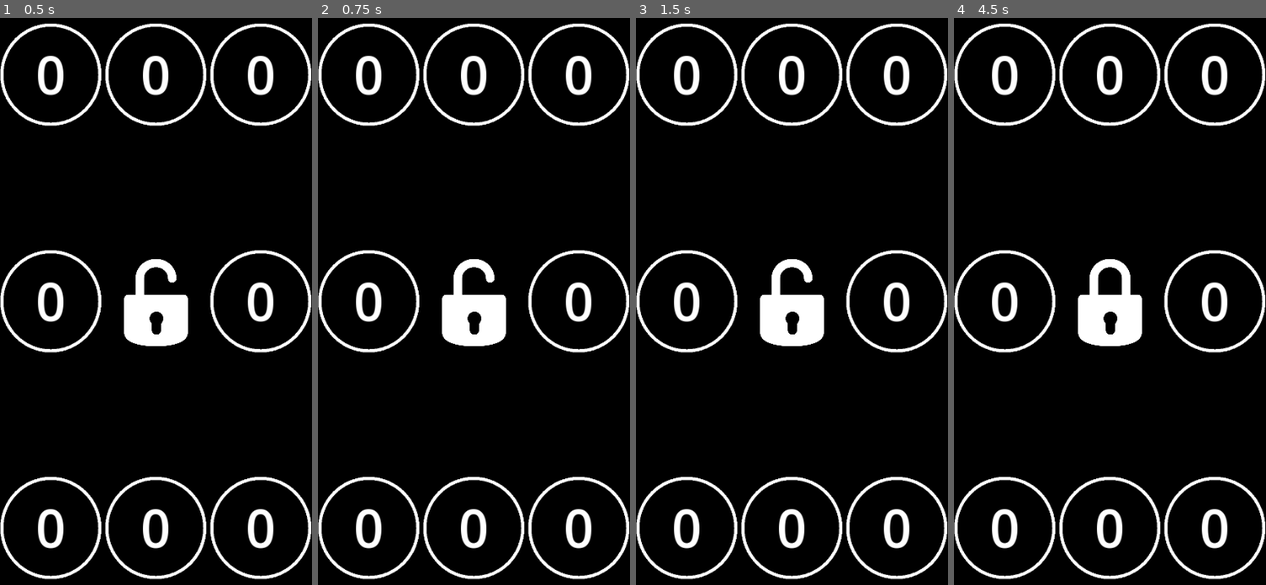
Above: before the commit, frames 1-4 (left to right).
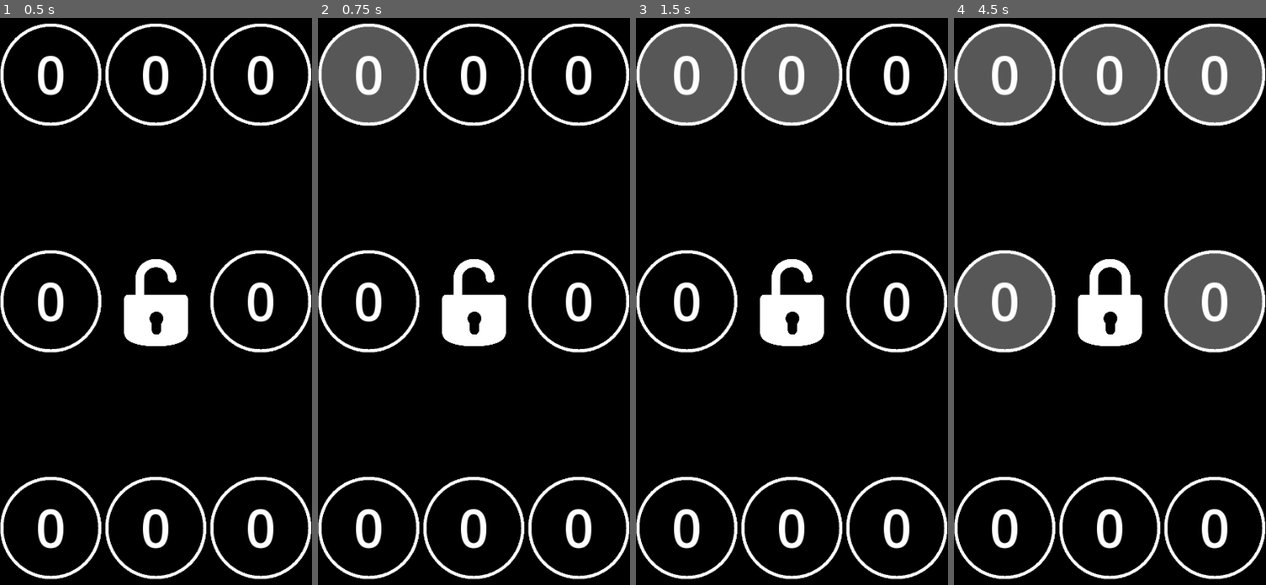
Above: after the commit, the same moments.

Repository: XanderMax/unshuffle
Game: Godot game, scene res://scenes/notepad.tscn
Two runs of this game, one before a commit and one after it. Both use one fixed random seed, a clock stepped at 60 frames per second and the inputs below. This scene is started directly instead of the project's main scene.
Inputs (mouse positions are in pixels of both pictures, inside the frame that each line leads up to):
- Up to frame 1 (0.5 s): no input
- Up to frame 2 (0.75 s): tap Enter at 0.5 s; move the mouse to (367, 74) at 0.52 s; click (367, 74) at 0.67 s
- Up to frame 3 (1.5 s): tap Space at 1.25 s; move the mouse to (792, 74) at 1.27 s; click (792, 74) at 1.42 s
- Up to frame 4 (4.5 s): tap Enter at 2, 3.5 s; move the mouse to (1216, 74) at 2.02 s; click (1216, 74) at 2.17 s; tap Space at 2.75, 4.25 s; move the mouse to (1003, 301) at 2.77 s; click (1003, 301) at 2.92 s; move the mouse to (1110, 301) at 3.52 s; click (1110, 301) at 3.67 s; move the mouse to (1216, 301) at 4.27 s; click (1216, 301) at 4.42 s

Frame 1 is identical in both runs. In frame 2, 3.8% of the frame differs, in the area x 1-32%, y 1-19%; in frame 3, 7.6%; in frame 4, 19%, in the area x 1-99%, y 1-59%.

Commit message:
Further implement notepad

Diff:
--- a/godot/scenes/notepad.gd
+++ b/godot/scenes/notepad.gd
@@ -1,10 +1,27 @@
 extends GridContainer
 
 
-signal card_toggled(bool)
+signal card_toggled(index: int, state: bool)
+signal padlock_toggled(bool)
 
 
 var _cards: Array[Card2]
+
+
+var padlock: bool:
+	set(val):
+		print("notepad::padlock::set(", val, ")")
+		if val != padlock:
+			padlock = val
+			$PadlockIcon.locked = padlock
+			padlock_toggled.emit(padlock)
+
+
+var locked_index: int = -1:
+	set(val):
+		print("notepad::locked_index::set(", val, ")")
+		if val != locked_index:
+			locked_index = val
 
 
 func _ready():
@@ -19,7 +36,20 @@
 
 func _on_card_clicked(index: int, card: Card2):
 	print("notepad::_on_card_clicked(", index, ")")
+	if index == self.locked_index:
+		return
+	card.locked = not card.locked
+	self.card_toggled.emit(index, card.locked)
 
 
 func _on_padlock_clicked():
 	print("notepad::_on_padlock_clicked")
+	padlock = not padlock
+
+
+func set_card_state(index: int, state: bool):
+	print("notepad::set_card_state(", index, ", ", state, ")")
+	assert(index >= 0 && index < self._cards.size())
+	var card: Card2 = self._cards[index] as Card2
+	assert(card)
+	card.locked = state
--- a/godot/scenes/padlock_icon.gd
+++ b/godot/scenes/padlock_icon.gd
@@ -6,12 +6,12 @@
 const _closed_padlock_texture: Resource = preload("res://imgs/01_padlock_icon_white_closed.svg")
 const _opened_padlock_texture: Resource = preload("res://imgs/02_padlock_icon_white_open.svg")
 
+
 var locked: bool = false:
 	set(val):
 		if val != locked:
 			locked = val
 			_update_icon()
-			self.clicked.emit()
 
 
 func _ready():
@@ -31,4 +31,4 @@
 	var mouseEvent:InputEventMouseButton = event as InputEventMouseButton
 	if event.is_pressed() and event.button_index == MOUSE_BUTTON_LEFT:
 		if not mouseEvent.double_click:
-			self.locked = not self.locked
+			self.clicked.emit()
